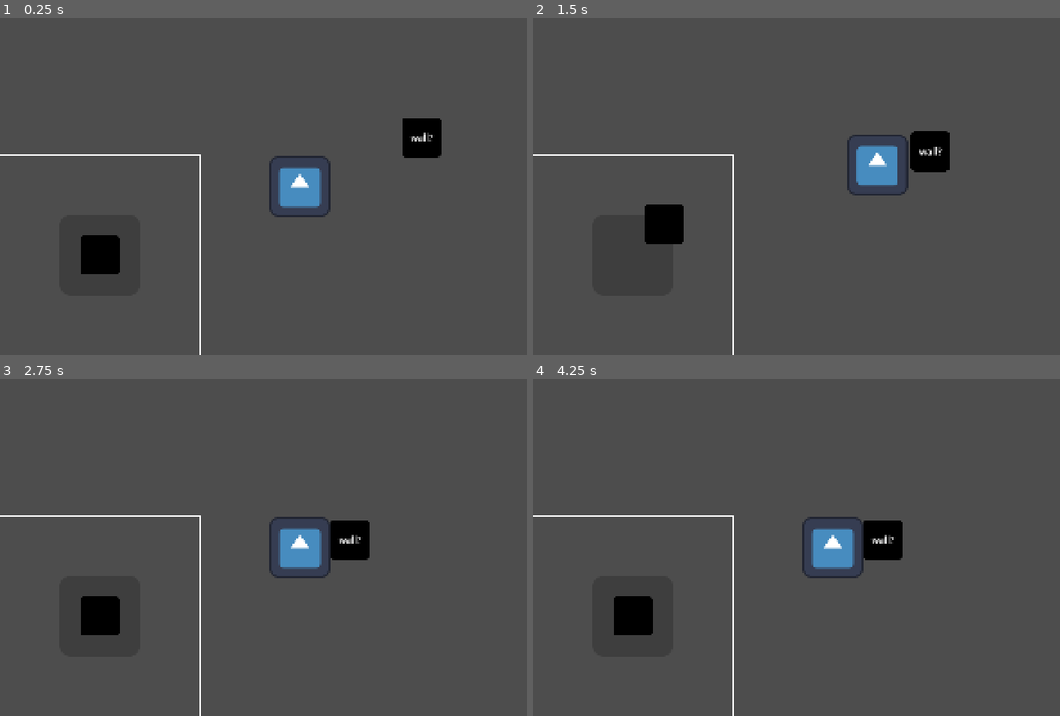
Above: before the commit, frames 1-4 (two rows, left to right).
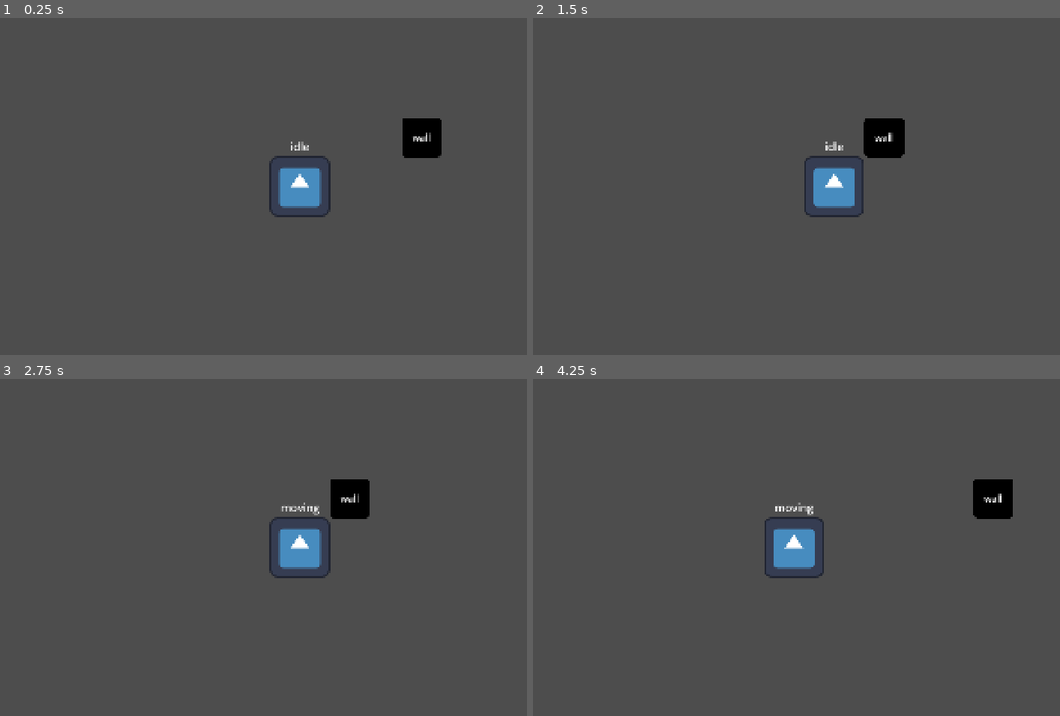
Above: after the commit, the same moments.

Repository: YSHQE/DECADENCE
Game: Godot game, scene res://main.tscn
Same seed, same stepped clock (60 frames per second), same inputs: the game is played once before the commit and once after it. The engine's default icon, where the game draws it, is replaced by a stand-in: a white triangle on a blue panel in a dark square.
Inputs (mouse positions are in pixels of both pictures, inside the frame that each line leads up to):
- Up to frame 1 (0.25 s): no input
- Up to frame 2 (1.5 s): tap Enter at 0.5 s; move the mouse to (965, 169) at 0.52 s; press the mouse at (965, 169) at 0.53 s; hold D (move_right, bound only after the commit) 0.53-1.25 s; tap Ctrl (dash) at 0.8 s; release the mouse at (965, 169) at 1.25 s; drag from (712, 203) to (801, 253) at 1.27 s
- Up to frame 3 (2.75 s): move the mouse to (358, 473) at 2.02 s; press the mouse at (358, 473) at 2.03 s; hold D (move_right, bound only after the commit) from 2.03 s (still down); tap Ctrl (dash) at 2.3 s
- Up to frame 4 (4.25 s): release D (move_right, bound only after the commit) at 2.75 s; release the mouse at (891, 473) at 2.75 s; drag from (801, 614) to (654, 496) at 2.77 s; tap Space at 3.5 s; move the mouse to (1012, 598) at 3.52 s; press the mouse at (1012, 598) at 3.53 s; hold A (move_left, bound only after the commit) from 3.53 s (still down); tap Ctrl (dash) at 3.8 s

The runs differ from the first frame. In frame 1, 1.3% of the frame differs, in the area x 0-83%, y 34-100%; in frame 2, 5.1%; in frame 3, 3.0%; in frame 4, 5.2%, in the area x 0-92%, y 29-100%.

Commit message:
Removed all joysticks and went back to WASD movement
Because AI was used in the code, and moving forward, I want to do things on my own. If it's slop, let it be human slop

Diff:
--- a/autoload/game.gd
+++ /dev/null
@@ -1,4 +0,0 @@
-extends Node
-
-
-var joystickPosition: Vector2 = Vector2.ZERO
--- a/joystick/joystick.gd
+++ /dev/null
@@ -1,79 +0,0 @@
-class_name Joystick extends Node2D
-
-
-const STICK_CLAMP: float = 100.0
-
-@export var click_area: float = 320.0
-
-var bounds: Rect2 = Rect2(
-		Vector2(-click_area, -click_area), # Top left
-		Vector2(click_area, click_area) * 2, # Bottom right
-	)
-
-var dir: Vector2 = Vector2.ZERO
-var dragging: bool = false
-
-@onready var stick: Marker2D = $Stick
-@onready var base: Sprite2D = $Base
-
-
-func _draw() -> void:
-	# Draw clickable area (debug)
-	draw_rect(
-		Rect2(
-			bounds.position,
-			bounds.size,
-		),
-		Color.WHITE,
-		false,
-		5.0
-	)
-
-
-func _input(event: InputEvent) -> void:
-	if event is InputEventScreenTouch:
-		if event.is_pressed():
-			if _in_click_area(event.position):
-				dragging = true
-				_move_joystick(event.position)
-		else:
-			dragging = false
-			_release_joystick()
-	elif event is InputEventScreenDrag:
-		if dragging:
-			_move_joystick(event.position)
-
-
-func _move_joystick(event_pos: Vector2) -> void:
-	# Actual moving
-	stick.global_position = event_pos
-	dir = stick.global_position - global_position
-	Game.joystickPosition = dir.normalized()
-
-	# Purely visual
-	stick.global_position = stick.global_position.clamp(
-		to_global(Vector2(-STICK_CLAMP, -STICK_CLAMP)),
-		to_global(Vector2(STICK_CLAMP, STICK_CLAMP))
-	)
-
-
-func _release_joystick() -> void:
-	Game.joystickPosition = Vector2.ZERO
-
-	# Cool animation
-	var tween := get_tree().create_tween()
-	tween.tween_property(
-		stick,
-		"global_position",
-		global_position,
-		0.1
-	).set_ease(
-		Tween.EASE_OUT).set_trans(
-			Tween.TRANS_EXPO)
-
-
-func _in_click_area(event_pos: Vector2) -> bool:
-	# Essentially checks if touch position is inside the clickable area
-	if bounds.has_point(to_local(event_pos)):
-		return true
-	return false
--- a/joystick/joystick.tscn
+++ /dev/null
@@ -1,19 +0,0 @@
-[gd_scene format=3 uid="uid://bdwu23e4oqmag"]
-
-[ext_resource type="Script" uid="uid://ccyr25sb0ndyq" path="res://joystick/joystick.gd" id="1_5xy0b"]
-[ext_resource type="Texture2D" uid="uid://j1gsj5tkeuw7" path="res://assets/icon.svg" id="1_e7m0p"]
-
-[node name="Joystick" type="Node2D" unique_id=1961635094]
-script = ExtResource("1_5xy0b")
-
-[node name="Base" type="Sprite2D" parent="." unique_id=791456929]
-modulate = Color(1, 1, 1, 0.19607843)
-self_modulate = Color(0, 0, 0, 1)
-scale = Vector2(2, 2)
-texture = ExtResource("1_e7m0p")
-
-[node name="Stick" type="Marker2D" parent="." unique_id=1371806466]
-
-[node name="Sprite" type="Sprite2D" parent="Stick" unique_id=747899929]
-modulate = Color(0, 0, 0, 1)
-texture = ExtResource("1_e7m0p")
--- a/main.tscn
+++ b/main.tscn
@@ -1,7 +1,6 @@
 [gd_scene format=3 uid="uid://crewyrvh1ecde"]
 
 [ext_resource type="PackedScene" uid="uid://ce5g4ongaqpj6" path="res://player/player.tscn" id="1_ig7tw"]
-[ext_resource type="PackedScene" uid="uid://bdwu23e4oqmag" path="res://joystick/joystick.tscn" id="2_0xm2m"]
 [ext_resource type="Texture2D" uid="uid://j1gsj5tkeuw7" path="res://assets/icon.svg" id="3_h2yge"]
 
 [sub_resource type="RectangleShape2D" id="RectangleShape2D_0xm2m"]
@@ -9,25 +8,17 @@
 
 [node name="Main" type="Node2D" unique_id=2007665470]
 
-[node name="Player" parent="." unique_id=1607062957 instance=ExtResource("1_ig7tw")]
-position = Vector2(960, 540)
-
-[node name="Joystick" type="CanvasLayer" parent="." unique_id=1469963969]
-
-[node name="Joystick" parent="Joystick" unique_id=1961635094 instance=ExtResource("2_0xm2m")]
-position = Vector2(320, 760)
-
-[node name="Wall?" type="StaticBody2D" parent="." unique_id=1365851898]
+[node name="Wall" type="StaticBody2D" parent="." unique_id=1365851898]
 position = Vector2(1350, 383)
 
-[node name="Sprite" type="Sprite2D" parent="Wall?" unique_id=475889595]
+[node name="Sprite" type="Sprite2D" parent="Wall" unique_id=475889595]
 self_modulate = Color(0, 0, 0, 1)
 texture = ExtResource("3_h2yge")
 
-[node name="Collision" type="CollisionShape2D" parent="Wall?" unique_id=978880820]
+[node name="Collision" type="CollisionShape2D" parent="Wall" unique_id=978880820]
 shape = SubResource("RectangleShape2D_0xm2m")
 
-[node name="Label" type="Label" parent="Wall?" unique_id=2081068906]
+[node name="Label" type="Label" parent="Wall" unique_id=2081068906]
 anchors_preset = 8
 anchor_left = 0.5
 anchor_top = 0.5
@@ -40,4 +31,8 @@
 grow_horizontal = 2
 grow_vertical = 2
 theme_override_font_sizes/font_size = 30
-text = "wall?"
+text = "wall"
+horizontal_alignment = 1
+
+[node name="Player" parent="." unique_id=1607062957 groups=["Player"] instance=ExtResource("1_ig7tw")]
+position = Vector2(960, 540)
--- a/player/player.gd
+++ b/player/player.gd
@@ -1,11 +1,11 @@
 class_name Player extends CharacterBody2D
+
 
 @export_group("Movement")
 @export var move_speed: float = 700.0
 @export_subgroup("Dash")
 @export var dash_speed: float = 1500.0
 @export var dash_distance: float = 200.0
-
 
 enum State {
 	IDLE,
@@ -14,48 +14,50 @@
 	DASHING,
 }
 
-
 var current_state: State = State.IDLE
 
 var can_dash: bool = true
+var dashing: bool = false
 var dash_target_point: Vector2 = Vector2.ZERO
 
 
 @onready var dash_timer: Timer = $DashTimer
+@onready var state_label: Label = $StateLabel
 
 
 func _physics_process(delta: float) -> void:
-	var moving := Input.is_action_pressed("click")
+	var move_dir := Input.get_vector(
+		"move_left", "move_right", "move_up", "move_down").normalized()
 
 	# Process states
 	match current_state:
 		State.IDLE: _process_idle()
-		State.MOVING: _process_moving()
-		State.DASH: _process_dash()
-		State.DASHING: _process_dashing()
+		State.MOVING: _process_moving(move_dir)
+		#State.DASH: _process_dash()
+		#State.DASHING: _process_dashing()
 
 	# Transition states
-	if dash_timer_is_running():
+	if dashing:
 		current_state = State.DASHING
-	elif Input.is_action_just_pressed("dash"):
+	elif dashing and can_dash:
 		current_state = State.DASH
-	elif moving:
+	elif move_dir != Vector2.ZERO:
 		current_state = State.MOVING
 	else:
 		current_state = State.IDLE
 
-	#print_state(current_state)
+	state_label.text = print_state(current_state)
 
 	move_and_slide()
 
 
-func print_state(state: int) -> void:
+func print_state(state: int) -> String:
 	match state:
-		State.IDLE: pass
-		State.MOVING: print("moving")
-		State.DASH: print("dash")
-		State.DASHING: print("dashing")
-		_: print("you are somehow out of bounds")
+		State.IDLE: return "idle"
+		State.MOVING: return "moving"
+		State.DASH: return "dash"
+		State.DASHING: return "dashing"
+	return "man idk"
 
 
 func _process_idle() -> void:
@@ -63,26 +65,5 @@
 		velocity = Vector2.ZERO
 
 
-func _process_moving() -> void:
-	velocity = Game.joystickPosition * move_speed
-
-
-func _process_dash() -> void:
-	can_dash = false
-
-	dash_target_point = Game.joystickPosition * dash_distance
-	dash_timer.start()
-
-	print(dash_target_point)
-
-
-func _process_dashing() -> void:
-	velocity = Game.joystickPosition * dash_speed
-
-
-func dash_timer_is_running() -> bool:
-	return not dash_timer.is_stopped()
-
-
-func _on_dash_timer_timeout() -> void:
-	can_dash = true
+func _process_moving(dir: Vector2) -> void:
+	velocity = dir * move_speed
--- a/player/player.tscn
+++ b/player/player.tscn
@@ -17,9 +17,21 @@
 [node name="Collision" type="CollisionShape2D" parent="." unique_id=1172926858]
 shape = SubResource("RectangleShape2D_4flbx")
 
-[node name="DashTimer" type="Timer" parent="." unique_id=1321659769]
-
 [node name="Camera" type="Camera2D" parent="." unique_id=1452764340]
 position_smoothing_enabled = true
 
-[connection signal="timeout" from="DashTimer" to="." method="_on_dash_timer_timeout"]
+[node name="StateLabel" type="Label" parent="." unique_id=12328182]
+anchors_preset = 8
+anchor_left = 0.5
+anchor_top = 0.5
+anchor_right = 0.5
+anchor_bottom = 0.5
+offset_left = -42.5
+offset_top = -152.5
+offset_right = 42.5
+offset_bottom = -103.5
+grow_horizontal = 2
+grow_vertical = 2
+theme_override_font_sizes/font_size = 35
+text = "state"
+horizontal_alignment = 1
--- a/project.godot
+++ b/project.godot
@@ -14,10 +14,6 @@
 run/main_scene="uid://crewyrvh1ecde"
 config/features=PackedStringArray("4.6", "GL Compatibility")
 config/icon="res://assets/icon.svg"
-
-[autoload]
-
-Game="*uid://cmuleefr8a5cb"
 
 [debug]
 
@@ -44,6 +40,26 @@
 "events": [Object(InputEventMouseButton,"resource_local_to_scene":false,"resource_name":"","device":-1,"window_id":0,"a …(253 unchanged characters)…
 ]
 }
+move_up={
+"deadzone": 0.2,
+"events": [Object(InputEventKey,"resource_local_to_scene":false,"resource_name":"","device":-1,"window_id":0,"alt_pressed":false,"shift_pressed":false,"ctrl_pressed":false,"meta_pressed":false,"pressed":false,"keycode":0,"physical_keycode":87,"key_label":0,"unicode":119,"location":0,"echo":false,"script":null)
+]
+}
+move_left={
+"deadzone": 0.2,
+"events": [Object(InputEventKey,"resource_local_to_scene":false,"resource_name":"","device":-1,"window_id":0,"alt_pressed":false,"shift_pressed":false,"ctrl_pressed":false,"meta_pressed":false,"pressed":false,"keycode":0,"physical_keycode":65,"key_label":0,"unicode":97,"location":0,"echo":false,"script":null)
+]
+}
+move_down={
+"deadzone": 0.2,
+"events": [Object(InputEventKey,"resource_local_to_scene":false,"resource_name":"","device":-1,"window_id":0,"alt_pressed":false,"shift_pressed":false,"ctrl_pressed":false,"meta_pressed":false,"pressed":false,"keycode":0,"physical_keycode":83,"key_label":0,"unicode":115,"location":0,"echo":false,"script":null)
+]
+}
+move_right={
+"deadzone": 0.2,
+"events": [Object(InputEventKey,"resource_local_to_scene":false,"resource_name":"","device":-1,"window_id":0,"alt_pressed":false,"shift_pressed":false,"ctrl_pressed":false,"meta_pressed":false,"pressed":false,"keycode":0,"physical_keycode":68,"key_label":0,"unicode":100,"location":0,"echo":false,"script":null)
+]
+}
 
 [input_devices]
 
Not shown, removed: autoload/game.gd.uid
Not shown, removed: joystick/joystick.gd.uid
